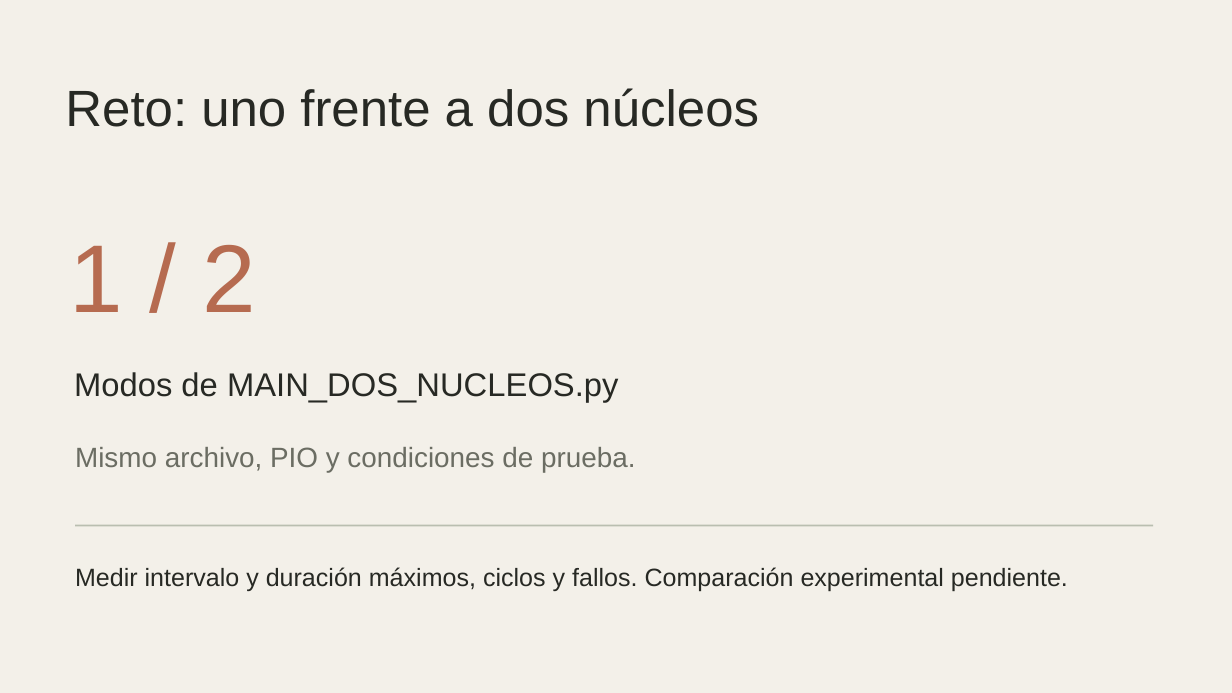
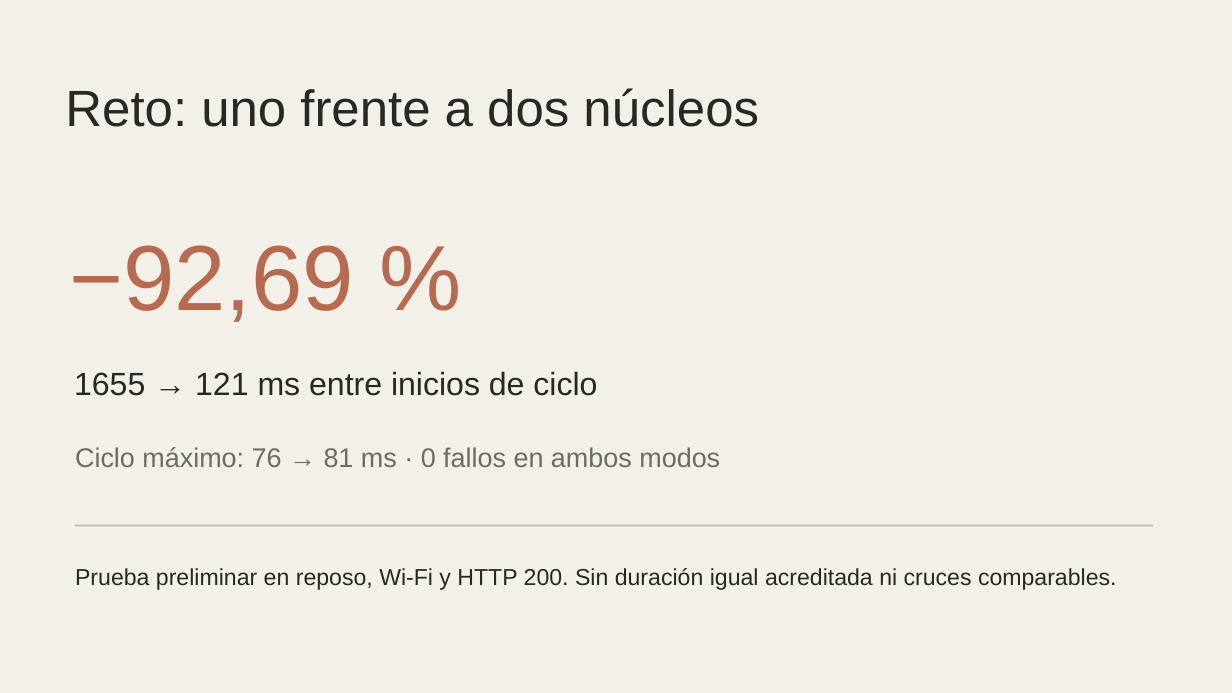
Before and after one commit to 26100988-pixel/aforo-bidireccional-pico2w, a slide deck: slide 10 of documentacion/presentacion/Control_de_aforo.pptx. Drawn at 1232x693 pixels with LibreOffice and Linux fonts; fonts in the diff are those of the drawing. Boxes give left, top, right and bottom in pixels: in the first picture for what was removed or moved away, otherwise in the second. Text is boxed around its words. In the diff, an @@ line names an element or a change of style, - is before the commit and + after.

```diff
--- a/documentacion/presentacion/Control_de_aforo.pptx
+++ b/documentacion/presentacion/Control_de_aforo.pptx
@@ text at (69,245,354,322): text changed; size 75 to 72 pt @@
-1 / 2
+−92,69 %
@@ text at (74,371,597,396): text changed; size 25.5 to 25 pt @@
-Modos de MAIN_DOS_NUCLEOS.py
+1655 → 121 ms entre inicios de ciclo
@@ text at (75,447,720,467): text changed; size 21.8 to 21 pt @@
-Mismo archivo, PIO y condiciones de prueba.
+Ciclo máximo: 76 → 81 ms · 0 fallos en ambos modos
@@ text at (75,568,1117,590): text changed; size 19.5 to 18 pt @@
-Medir intervalo y duración máximos, ciclos y fallos. Comparación experimental pendiente.
+Prueba preliminar en reposo, Wi-Fi y HTTP 200. Sin duración igual acreditada ni cruces comparables.
```
Also in this commit, not shown: 1 other slide changed, 7 other files.
